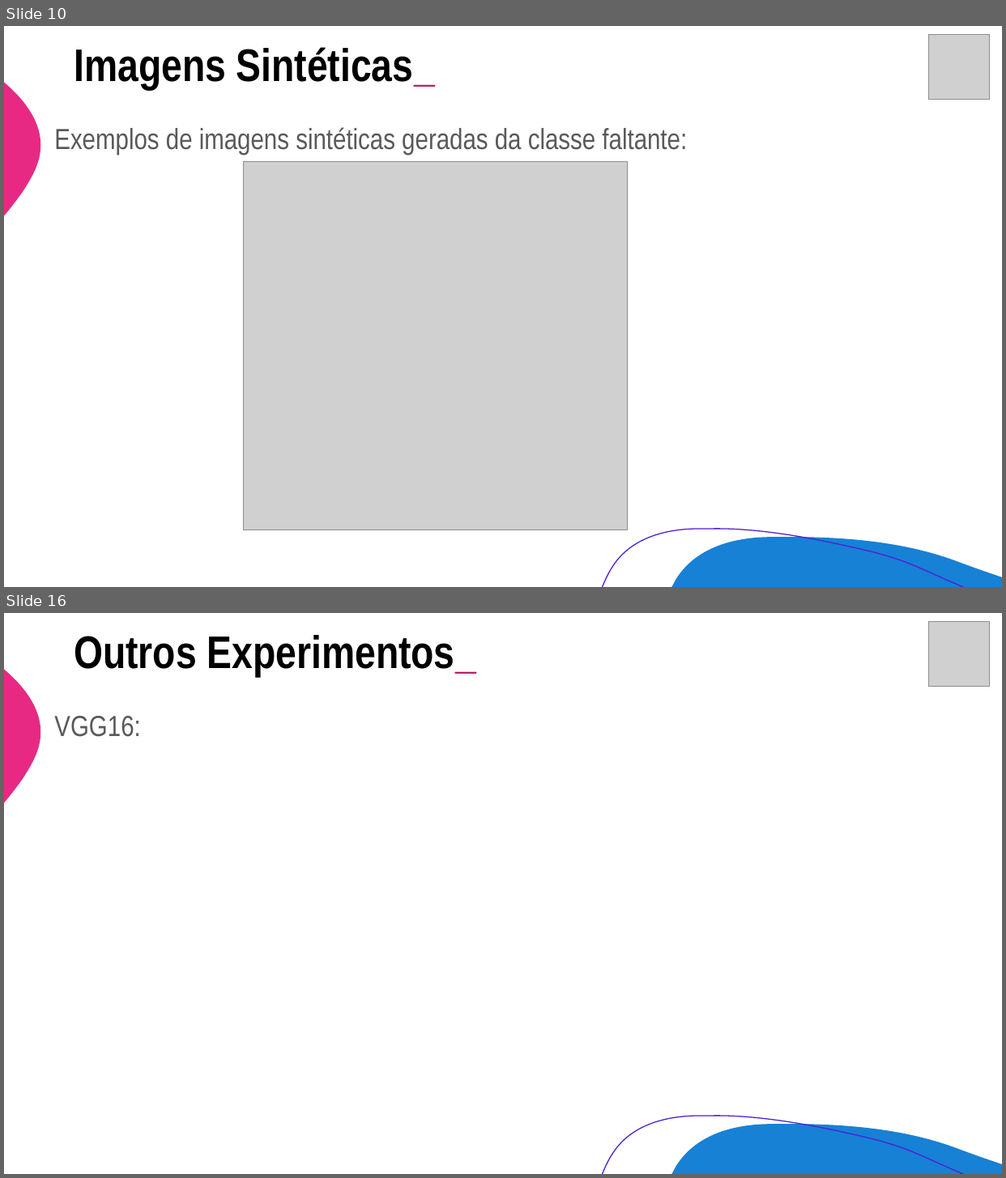
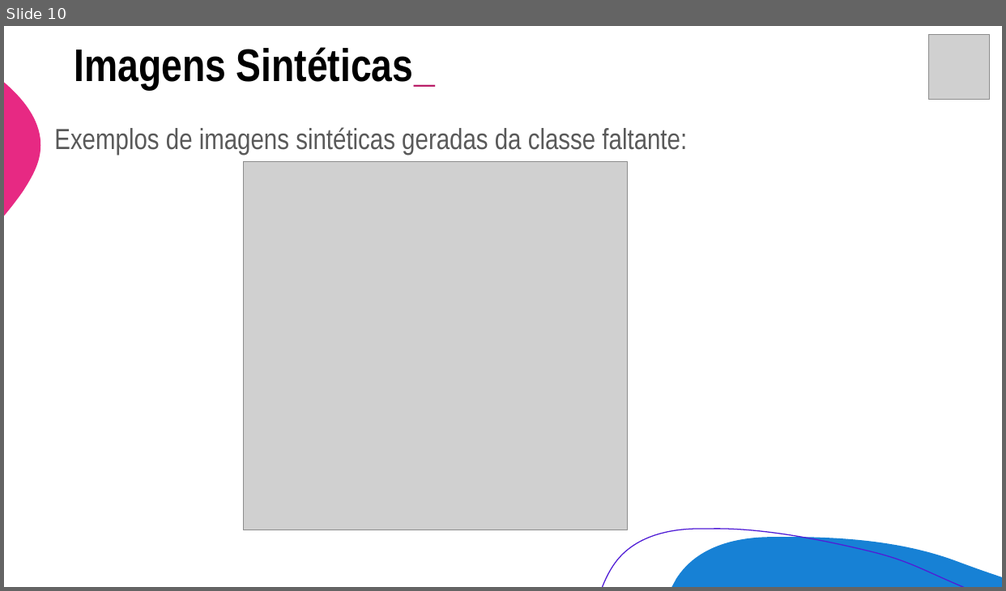
Before and after one commit to mauriciosobrinho/mdc-unicamp-final-project, a slide deck: ppt/Preliminar_Presentation.pptx. Shown one above the other, each under a label of ours: slides 10 and 16 before the commit, slide 10 after it; the slides between them are not shown. The pictures are 1006x1178 and 1006x591 pixels, drawn with LibreOffice and Linux fonts; fonts in the diff are those of the drawing; grey boxes stand for pictures. Boxes give left, top, right and bottom in pixels: in the first picture for what was removed or moved away, otherwise in the second. Text is boxed around its words. In the diff, an @@ line names an element or a change of style, - is before the commit and + after.

```diff
--- a/ppt/Preliminar_Presentation.pptx
+++ b/ppt/Preliminar_Presentation.pptx
@@ slide 16 removed at (x1=4, y1=613, x2=1002, y2=1174), background #FFFFFF; not listed: 3 template elements that a slide beside it also shows @@
@@ text removed at (x1=74, y1=635, x2=477, y2=677) @@
-Outros Experimentos_
@@ picture removed at (x1=928, y1=622, x2=989, y2=687) @@
@@ text removed at (x1=54, y1=716, x2=140, y2=737) @@
-VGG16:
```
Also in this commit, not shown: 10 slides changed, 3 slides added, 2 other slides removed.
